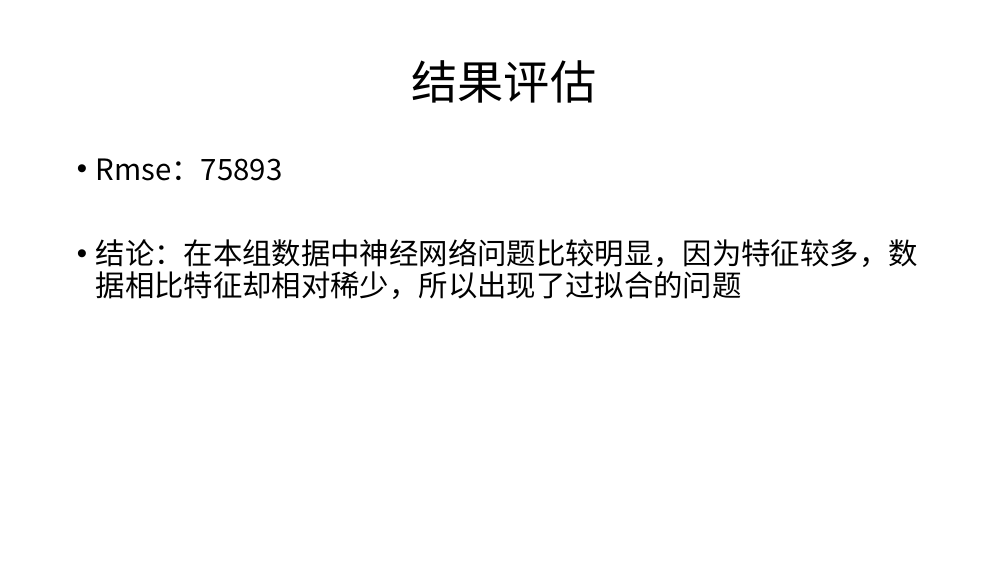
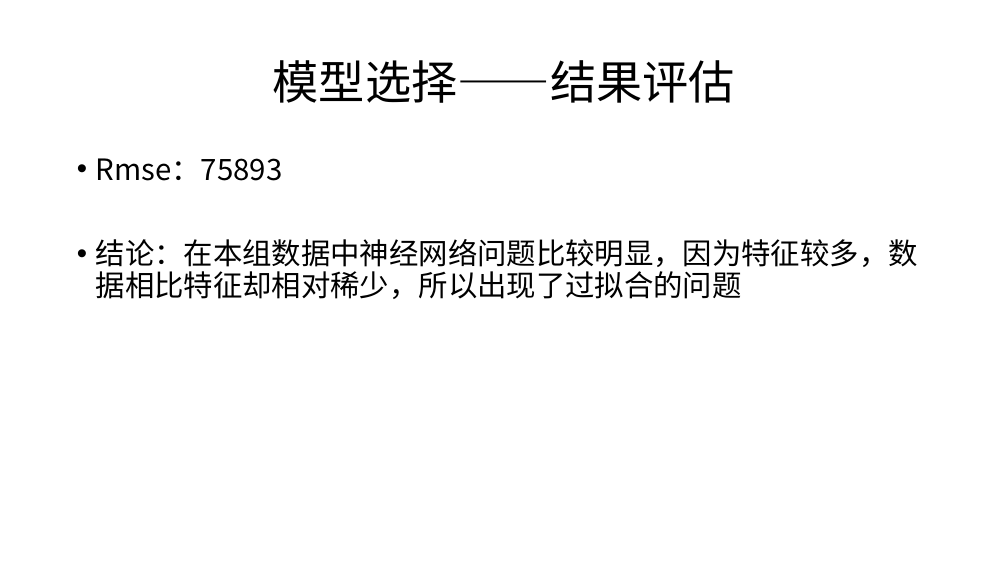
Before and after one commit to LZKPKU/-, a slide deck: slide 18 of 期末报告.pptx (slide 13 before the commit). Drawn at 1008x567 pixels with LibreOffice and Linux fonts; fonts in the diff are those of the drawing. Boxes give left, top, right and bottom in pixels: in the first picture for what was removed or moved away, otherwise in the second. Text is boxed around its words. In the diff, an @@ line names an element or a change of style, - is before the commit and + after.

```diff
--- a/期末报告.pptx
+++ b/期末报告.pptx
@@ title at (273, 60, 735, 103): text changed @@
-结果评估
+模型选择——结果评估
```
Also in this commit, not shown: 20 other slides changed, 6 slides added.
